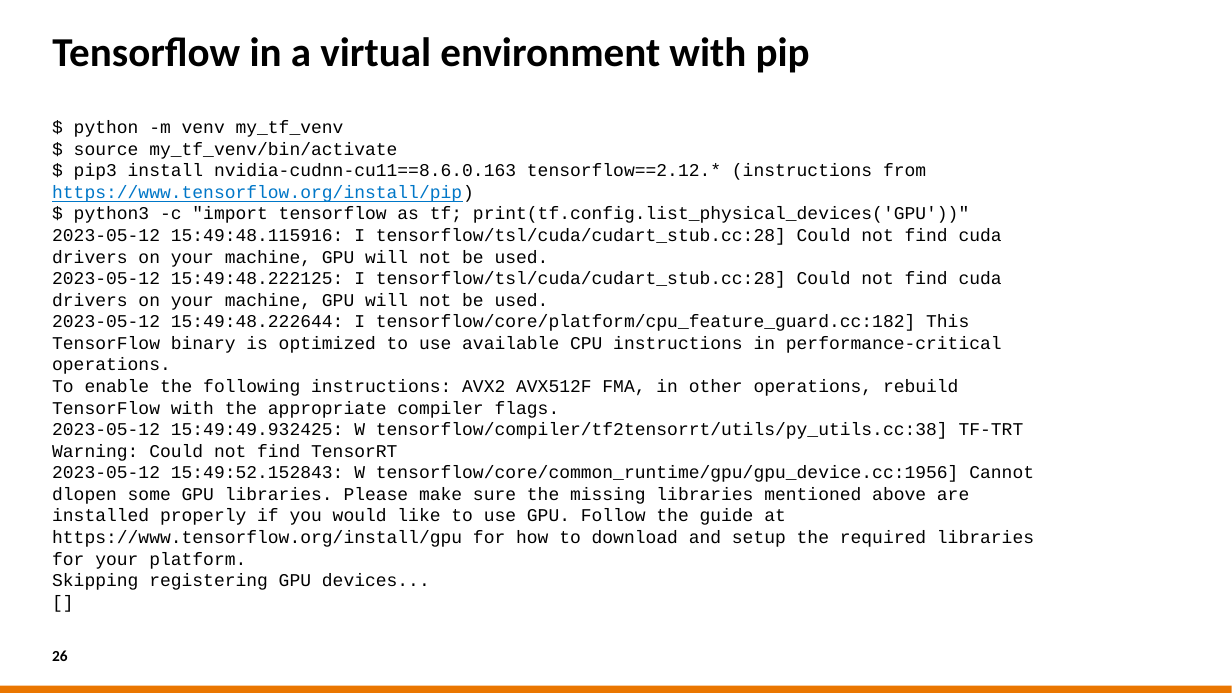
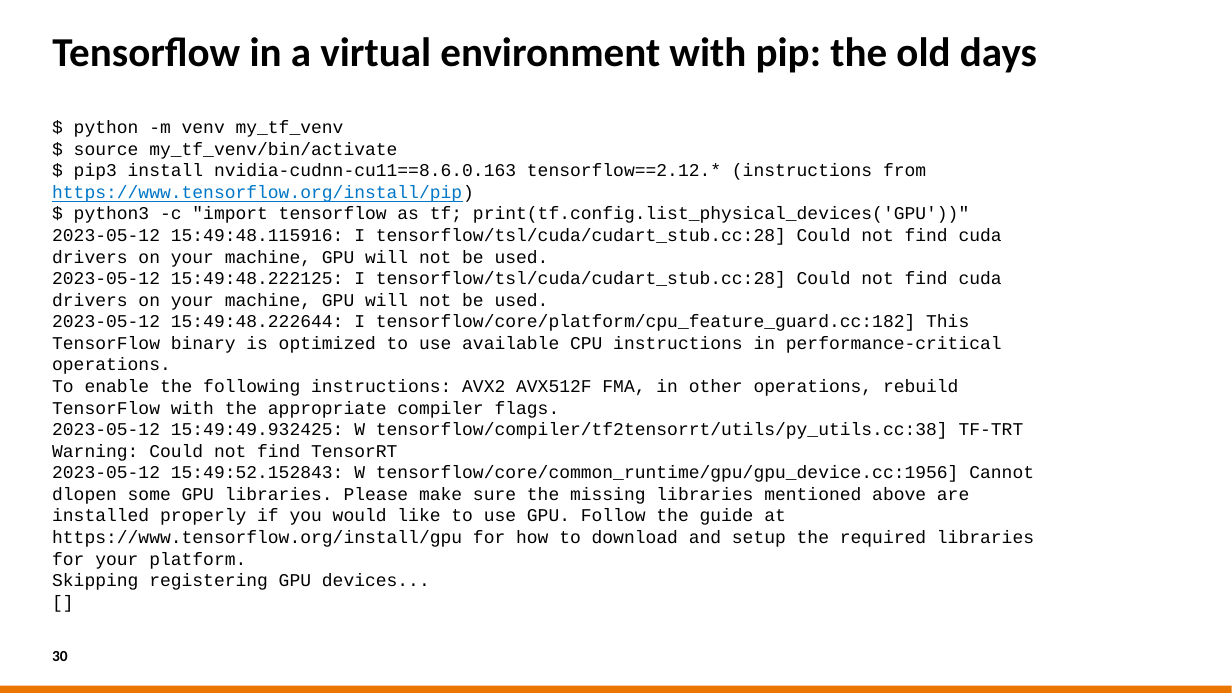
Before and after one commit to sara-nl/HPML-course-materials, a slide deck: slide 30 of Day2/slides/Software_installations_on_HPC_systems.pptx (slide 26 before the commit). Drawn at 1232x693 pixels with LibreOffice and Linux fonts; fonts in the diff are those of the drawing; background and template pictures are left out. Boxes give left, top, right and bottom in pixels: in the first picture for what was removed or moved away, otherwise in the second. Text is boxed around its words. In the diff, an @@ line names an element or a change of style, - is before the commit and + after.

```diff
--- a/Day2/slides/Software_installations_on_HPC_systems.pptx
+++ b/Day2/slides/Software_installations_on_HPC_systems.pptx
@@ title at (x1=52, y1=37, x2=1037, y2=73): text changed @@
-Tensorflow in a virtual environment with pip
+Tensorflow in a virtual environment with pip: the old days
@@ page number at (x1=52, y1=651, x2=68, y2=661): text changed @@
-26
+30
```
Also in this commit, not shown: 17 other slides changed, 5 slides added, 1 slide removed.
